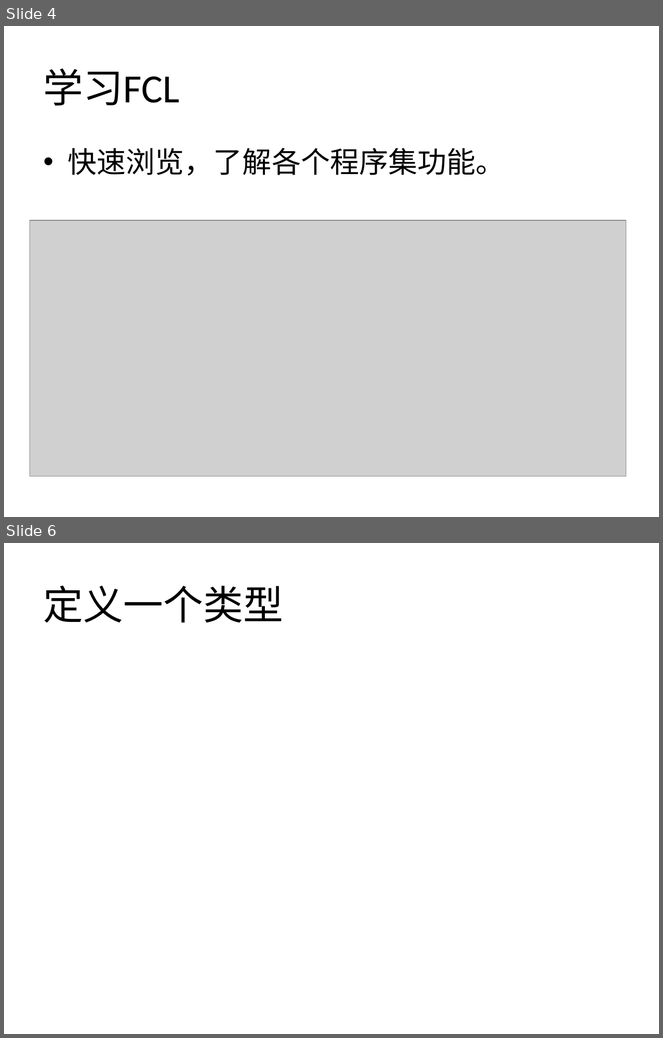
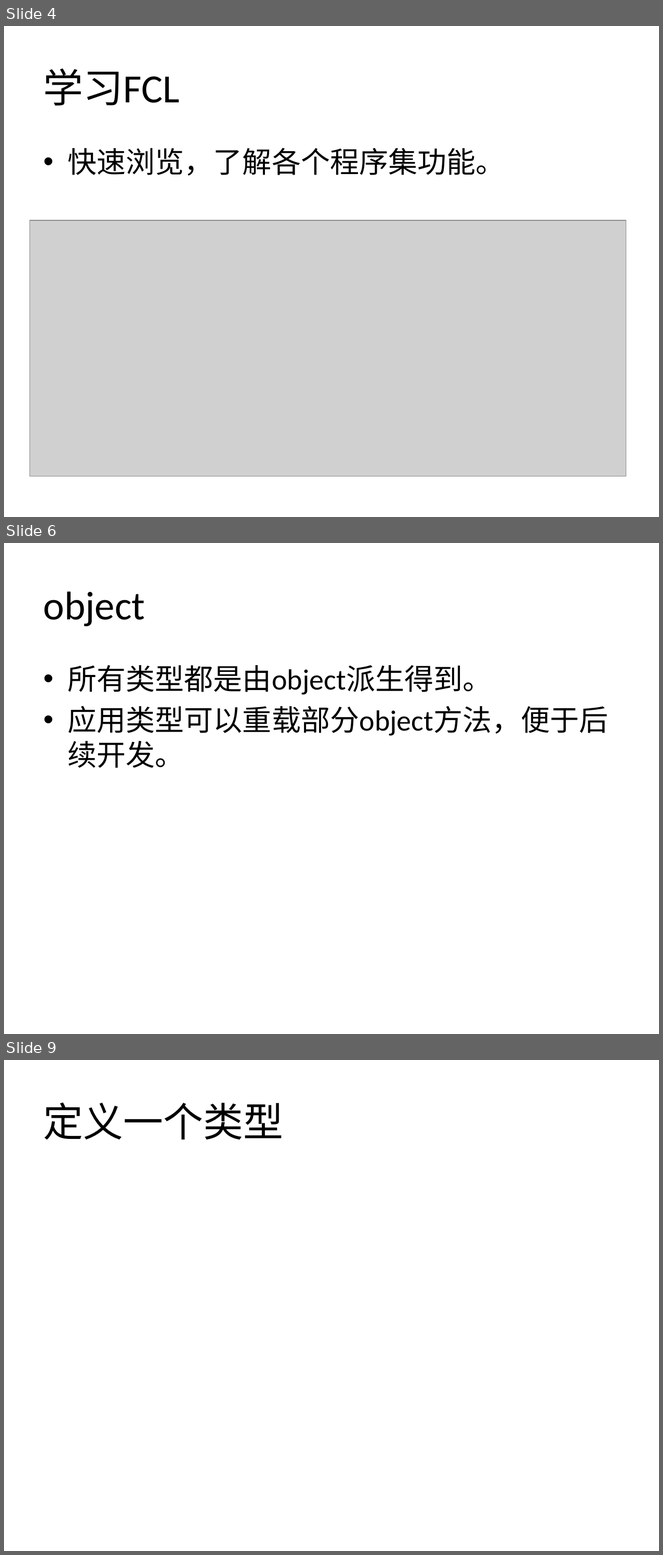
Before and after one commit to hmlb81/Training, a slide deck: C#Basic/C#编程基础.pptx. Shown one above the other, each under a label of ours: slides 4 and 6 before the commit, slides 4, 6 and 9 after it; the slides between them are not shown. The pictures are 663x1038 and 663x1555 pixels, drawn with LibreOffice and Linux fonts; fonts in the diff are those of the drawing; grey boxes stand for pictures. Boxes give left, top, right and bottom in pixels: in the first picture for what was removed or moved away, otherwise in the second. Text is boxed around its words. In the diff, an @@ line names an element or a change of style, - is before the commit and + after.

```diff
--- a/C#Basic/C#编程基础.pptx
+++ b/C#Basic/C#编程基础.pptx
@@ slide 6 added at box(4, 543, 659, 1034), background #FFFFFF @@
@@ title added at box(44, 591, 145, 627), 44 pt, text #000000 @@
+object
@@ text added at box(68, 665, 609, 768), 32 pt, text #000000 @@
+• 所有类型都是由object派生得到。
+• 应用类型可以重载部分object方法，便于后续开发。
@@ what was slide 6 is now slide 9 @@
```
Also in this commit, not shown: 1 slide changed, 2 other slides added, 10 other files.
